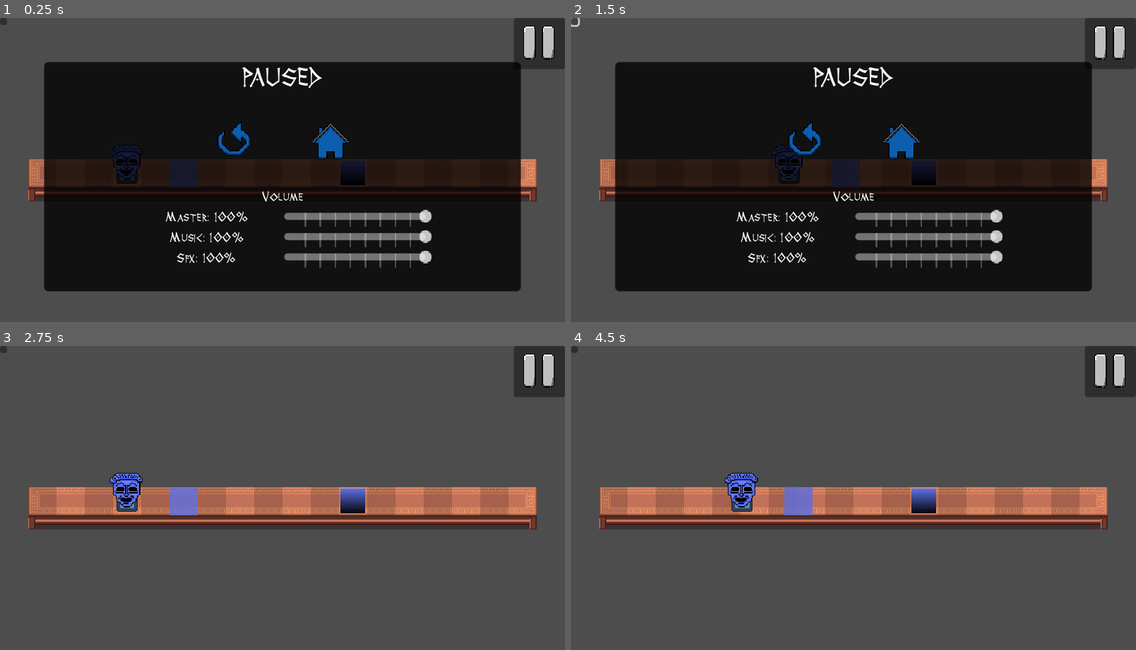
Above: before the commit, frames 1-4 (two rows, left to right).
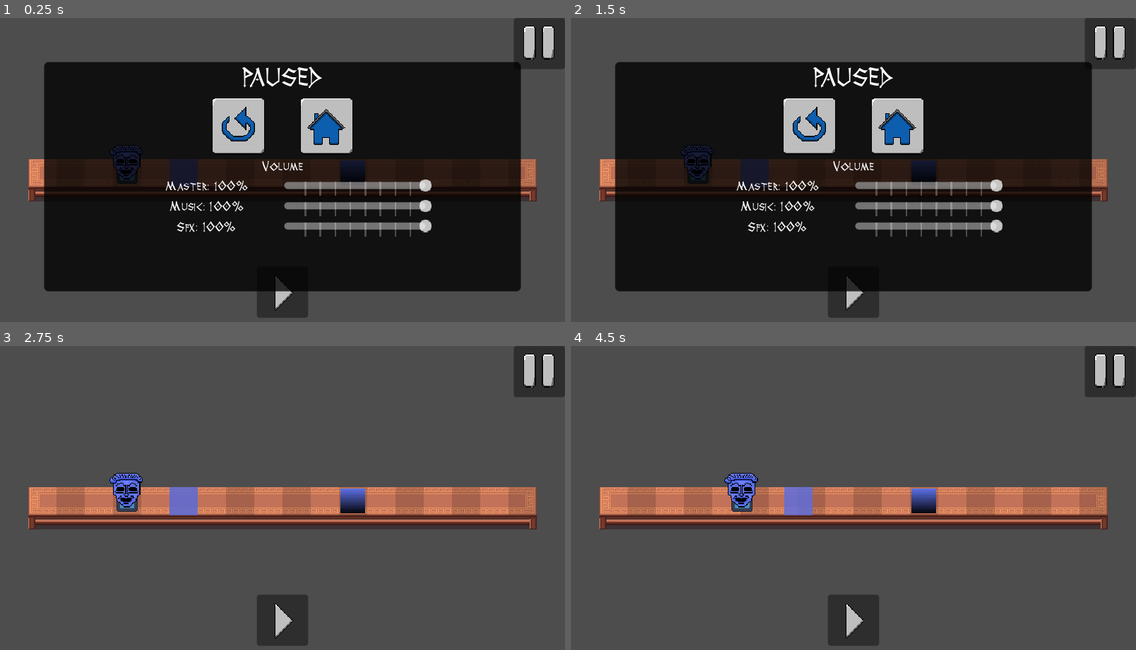
Above: after the commit, the same moments.

Repository: Steaf23/GMTK2023
Game: Godot game, scene res://Scenes/level_switcher.tscn
Same seed, same stepped clock (60 frames per second), same inputs: the game is played once before the commit and once after it. The engine's default icon, where the game draws it, is replaced by a stand-in: a white triangle on a blue panel in a dark square.
Inputs (mouse positions are in pixels of both pictures, inside the frame that each line leads up to; where the layout moved, square brackets give the same spot in the first picture):
- Up to frame 1 (0.25 s): no input
- Up to frame 2 (1.5 s): click (853, 291) [576, 21] at 0.5 s; click (853, 291) [576, 21] at 1.25 s
- Up to frame 3 (2.75 s): click (327, 455) [333, 470] at 2 s
- Up to frame 4 (4.5 s): click (1107, 370) at 2.75 s; click (808, 455) [802, 470] at 3.5 s; tap Enter (turn) at 4.25 s; move the mouse to (695, 501) at 4.27 s; press the mouse at (695, 501) at 4.28 s; hold D from 4.28 s (still down)

The runs differ from the first frame. In frame 1, 9.8% of the frame differs, in the area x 0-95%, y 0-99%; in frame 2, 11%; in frame 3, 8.5%; in frame 4, 8.5%.

Commit message:
small ui fixes

Diff:
--- a/Assets/Art/Button.tres
+++ b/Assets/Art/Button.tres
@@ -1,10 +1,12 @@
-[gd_resource type="StyleBoxTexture" load_steps=2 format=3 uid="uid://ctid32yrdbot"]
+[gd_resource type="StyleBoxTexture" load_steps=2 format=3 uid="uid://bgkljnnosnc3"]
 
-[ext_resource type="Texture2D" uid="uid://bitnku1fbq6ve" path="res://Assets/Art/Button.png" id="1_cg4ob"]
+[ext_resource type="Texture2D" uid="uid://c3kv87bnidai6" path="res://Assets/Art/Button.png" id="1_cg4ob"]
 
 [resource]
-content_margin_left = 10.0
-content_margin_top = 25.0
-content_margin_right = 10.0
-content_margin_bottom = 25.0
 texture = ExtResource("1_cg4ob")
+texture_margin_left = 5.0
+texture_margin_top = 9.0
+texture_margin_right = 5.0
+texture_margin_bottom = 6.0
+axis_stretch_horizontal = 1
+axis_stretch_vertical = 1
--- a/Assets/Art/Button_Hovered.tres
+++ b/Assets/Art/Button_Hovered.tres
@@ -1,6 +1,12 @@
-[gd_resource type="StyleBoxTexture" load_steps=2 format=3 uid="uid://dyh1s46o1cp7b"]
+[gd_resource type="StyleBoxTexture" load_steps=2 format=3 uid="uid://1fc060xvefde"]
 
-[ext_resource type="Texture2D" uid="uid://ybu2msonsy1m" path="res://Assets/Art/Button Hovered.png" id="1_gc3h5"]
+[ext_resource type="Texture2D" uid="uid://c5c22qlg8wiai" path="res://Assets/Art/Button Hovered.png" id="1_gc3h5"]
 
 [resource]
 texture = ExtResource("1_gc3h5")
+texture_margin_left = 5.0
+texture_margin_top = 9.0
+texture_margin_right = 5.0
+texture_margin_bottom = 6.0
+axis_stretch_horizontal = 1
+axis_stretch_vertical = 1
--- a/Assets/Art/Button_Pressed.tres
+++ b/Assets/Art/Button_Pressed.tres
@@ -1,6 +1,10 @@
-[gd_resource type="StyleBoxTexture" load_steps=2 format=3 uid="uid://dw0dwkwl3vl54"]
+[gd_resource type="StyleBoxTexture" load_steps=2 format=3 uid="uid://d2xm5ba81jwd0"]
 
-[ext_resource type="Texture2D" uid="uid://bv0edc6sak758" path="res://Assets/Art/Button Pressed.png" id="1_03w0w"]
+[ext_resource type="Texture2D" uid="uid://cjqo6ods3jn76" path="res://Assets/Art/Button Pressed.png" id="1_03w0w"]
 
 [resource]
 texture = ExtResource("1_03w0w")
+texture_margin_left = 5.0
+texture_margin_top = 9.0
+texture_margin_right = 5.0
+texture_margin_bottom = 6.0
--- a/Assets/Art/Theme.tres
+++ b/Assets/Art/Theme.tres
@@ -1,12 +1,13 @@
-[gd_resource type="Theme" load_steps=5 format=3 uid="uid://440fxefn6h2"]
+[gd_resource type="Theme" load_steps=5 format=3 uid="uid://dakh6hysbokff"]
 
-[ext_resource type="FontFile" uid="uid://df36fv5ivuth4" path="res://Assets/Thor.ttf" id="1_fg78p"]
-[ext_resource type="StyleBox" uid="uid://dyh1s46o1cp7b" path="res://Assets/Art/Button_Hovered.tres" id="1_hr7m3"]
-[ext_resource type="StyleBox" uid="uid://ctid32yrdbot" path="res://Assets/Art/Button.tres" id="1_smqq3"]
-[ext_resource type="StyleBox" uid="uid://dw0dwkwl3vl54" path="res://Assets/Art/Button_Pressed.tres" id="2_6ftxs"]
+[ext_resource type="FontFile" uid="uid://car7sm0taoeu0" path="res://Assets/Thor.ttf" id="1_fg78p"]
+[ext_resource type="StyleBox" uid="uid://1fc060xvefde" path="res://Assets/Art/Button_Hovered.tres" id="1_hr7m3"]
+[ext_resource type="StyleBox" path="res://Assets/Art/Button.tres" id="1_smqq3"]
+[ext_resource type="StyleBox" path="res://Assets/Art/Button_Pressed.tres" id="2_6ftxs"]
 
 [resource]
 default_font = ExtResource("1_fg78p")
+default_font_size = 16
 Button/styles/disabled = ExtResource("2_6ftxs")
 Button/styles/focus = ExtResource("2_6ftxs")
 Button/styles/hover = ExtResource("1_hr7m3")
--- a/Level Select/level_select.tscn
+++ b/Level Select/level_select.tscn
@@ -34,28 +34,25 @@
 
 [node name="Level 0" type="Button" parent="MarginContainer/VBoxContainer"]
 layout_mode = 2
-theme = ExtResource("1_acdmr")
+focus_mode = 0
 theme_override_colors/font_color = Color(0, 0, 0, 1)
+theme_override_font_sizes/font_size = 32
 text = "Level 0	"
 
 [node name="Level 1" type="Button" parent="MarginContainer/VBoxContainer"]
 layout_mode = 2
-size_flags_horizontal = 4
-size_flags_vertical = 4
-theme = ExtResource("1_acdmr")
 theme_override_colors/font_color = Color(0, 0, 0, 1)
-text = "Level 1"
+theme_override_font_sizes/font_size = 32
+text = "Le"
 
 [node name="Level 2" type="Button" parent="MarginContainer/VBoxContainer"]
 layout_mode = 2
 size_flags_horizontal = 4
 size_flags_vertical = 4
-theme = ExtResource("1_acdmr")
 theme_override_colors/font_color = Color(0, 0, 0, 1)
 text = "Level 2"
 
 [node name="Quit" type="Button" parent="MarginContainer/VBoxContainer"]
 layout_mode = 2
-theme = ExtResource("1_acdmr")
 theme_override_colors/font_color = Color(0, 0, 0, 1)
 text = "Quit"
--- a/Levels/level.gd
+++ b/Levels/level.gd
@@ -13,7 +13,7 @@
 
 func _ready() -> void:
 	for t in get_used_cells_by_custom_data(0, "collision", 1):
-		if t.x % 2 == t.y % 2:
+		if t.x % 2 != t.y % 2:
 			$Grid.set_cell(0, t, 0, Vector2i())
 
 	for child in actors.get_children():
@@ -35,7 +35,6 @@
 
 	turn += 1
 	check_win()
-
 
 func _on_actor_clicked(actor: Actor) -> void:
 	if selected_actor == null || selected_actor == actor:
--- a/Levels/level.tscn
+++ b/Levels/level.tscn
@@ -633,6 +633,11 @@
 layer_1/tile_data = PackedInt32Array()
 script = ExtResource("2_g5uov")
 
+[node name="ReferenceRect" type="ReferenceRect" parent="."]
+offset_right = 640.0
+offset_bottom = 360.0
+border_width = 4.0
+
 [node name="Grid" type="TileMap" parent="."]
 modulate = Color(1, 1, 1, 0.435294)
 tile_set = SubResource("TileSet_k8fyi")
@@ -642,8 +647,3 @@
 [node name="Targets" type="Node2D" parent="."]
 
 [node name="Actors" type="Node2D" parent="."]
-
-[node name="ReferenceRect" type="ReferenceRect" parent="."]
-offset_right = 640.0
-offset_bottom = 360.0
-border_width = 4.0
--- a/Levels/level_0.tscn
+++ b/Levels/level_0.tscn
@@ -15,3 +15,7 @@
 [node name="Actor" parent="Actors" index="0" instance=ExtResource("3_0pfuq")]
 position = Vector2(128, 160)
 mask = ExtResource("4_q50jj")
+
+[node name="Tutorial" type="Node2D" parent="." index="4"]
+
+[node name="Sprite2D" type="Sprite2D" parent="Tutorial" index="0"]
--- a/Levels/level_1.tscn
+++ b/Levels/level_1.tscn
@@ -7,7 +7,10 @@
 [ext_resource type="Resource" uid="uid://djtv54shp02r4" path="res://Masks/mask_red.tres" id="4_r857g"]
 
 [node name="Level1" instance=ExtResource("1_bdtgw")]
-layer_0/tile_data = PackedInt32Array(327688, 786435, 14, 393 …(63 unchanged characters)… , 1048579, 17, 327698, 851971, 14, 327695, 786435, 14, 327696, 786435, 14, 327694, 786435, 14, 327693, 786435, 14, 327692, 786435, 14, 327691, 786435, 14, 327690, 786435, 14, 327687, 786435, 14, 327686, 786435, 14, 327685, 786435, 14, 327684, 786435, 14, 327683, 786435, 14, 327682, 786435, 14, 327681, 720899, 14, 393217, 917507, 17, 393218, 983043, 17, 393219, 983043, 17, 393220, 983043, 17, 393221, 983043, 17, 393222, 983043, 17, 393223, 983043, 17, 393224, 983043, 17, 393225, 983043, 17, 393226, 983043, 17, 393227, 983043, 17, 393228, 983043, 17, 393229, 983043, 17, 393230, 983043, 17, 393231, 983043, 17, 393232, 983043, 17)
+layer_0/tile_data = PackedInt32Array(327688, 786435, 14, 393 …(63 unchanged characters)… , 1048579, 17, 327698, 851971, 14, 327694, 786435, 14, 327693, 786435, 14, 327692, 786435, 14, 327691, 786435, 14, 327690, 786435, 14, 327687, 786435, 14, 327686, 786435, 14, 327685, 786435, 14, 327684, 786435, 14, 327683, 786435, 14, 327682, 786435, 14, 327681, 720899, 14, 393217, 917507, 17, 393218, 983043, 17, 393219, 983043, 17, 393220, 983043, 17, 393221, 983043, 17, 393222, 983043, 17, 393223, 983043, 17, 393224, 983043, 17, 393225, 983043, 17, 393226, 983043, 17, 393227, 983043, 17, 393228, 983043, 17, 393229, 983043, 17, 393230, 983043, 17, 393231, 983043, 17, 393232, 983043, 17, 327695, 786435, 14, 327696, 786435, 14)
+
+[node name="ReferenceRect" parent="." index="0"]
+mouse_filter = 2
 
 [node name="Target" parent="Targets" index="0" instance=ExtResource("2_yx4dq")]
 position = Vector2(528, 176)
@@ -17,12 +20,13 @@
 position = Vector2(80, 176)
 mask = ExtResource("4_r857g")
 
+[node name="Target3" parent="Targets" index="2" instance=ExtResource("2_yx4dq")]
+position = Vector2(528, 176)
+mask = ExtResource("3_ev53y")
+
 [node name="Actor2" parent="Actors" index="0" instance=ExtResource("4_58k08")]
 position = Vector2(128, 160)
 mask = ExtResource("3_ev53y")
 
 [node name="Actor3" parent="Actors" index="1" instance=ExtResource("4_58k08")]
 position = Vector2(448, 160)
-
-[node name="ReferenceRect" parent="." index="3"]
-mouse_filter = 2
--- a/Masks/mask_white.tres
+++ b/Masks/mask_white.tres
@@ -7,4 +7,4 @@
 script = ExtResource("1_clvbb")
 texture = ExtResource("2_7y8ta")
 color = Color(0.886719, 0.886719, 0.886719, 1)
-next_pos = Vector2i(2, 1)
+next_pos = Vector2i(-1, -1)
--- a/Scenes/actor.gd
+++ b/Scenes/actor.gd
@@ -46,12 +46,20 @@
 
 func throw_mask(target_position: Vector2i) -> void:
 	var mask_tween_pos = create_tween()
-	var tweener = mask_tween_pos.tween_property(mask_sprite, "global_position", Vector2(target_position) + MASK_OFFSET, 1.0)
+	var tweener = mask_tween_pos.tween_property(mask_sprite, ^"global_position", Vector2(target_position) + MASK_OFFSET, 1.0)
 	tweener.set_trans(Tween.TRANS_CUBIC).set_ease(Tween.EASE_IN_OUT)
 
 	var mask_tween_rot = create_tween()
-	var tweener2 = mask_tween_rot.tween_property(mask_sprite, "rotation_degrees", 360, 1.0)
+	var tweener2 = mask_tween_rot.tween_property(mask_sprite, ^"rotation_degrees", 360, 1.0)
 	tweener2.set_trans(Tween.TRANS_CUBIC).set_ease(Tween.EASE_IN_OUT).from(0)
+
+	var mask_tween_scale = create_tween()
+	var tweener3 = mask_tween_scale.tween_property(mask_sprite, ^"scale", Vector2(1.5, 1.5), 0.6)
+	tweener3.set_trans(Tween.TRANS_CUBIC).set_ease(Tween.EASE_IN_OUT)
+	var tweener4 = mask_tween_scale.tween_property(mask_sprite, ^"scale", Vector2(0.75, 0.75), 0.6)
+	tweener4.set_trans(Tween.TRANS_CUBIC).set_ease(Tween.EASE_IN)
+	var tweener5 = mask_tween_scale.tween_property(mask_sprite, ^"scale", Vector2(1.0, 1.0), 0.2)
+	tweener5.set_trans(Tween.TRANS_SPRING)
 
 	mask_tween_pos.finished.connect(_on_mask_thrown)
 
--- a/Scenes/gui.tscn
+++ b/Scenes/gui.tscn
@@ -1,11 +1,12 @@
-[gd_scene load_steps=9 format=3 uid="uid://bajte0ibhll8v"]
+[gd_scene load_steps=10 format=3 uid="uid://bajte0ibhll8v"]
 
 [ext_resource type="Script" path="res://Scenes/gui.gd" id="1_hntvv"]
 [ext_resource type="Texture2D" uid="uid://bu5awf5382nvj" path="res://Assets/Art/Pause Button.png" id="2_86vyh"]
 [ext_resource type="PackedScene" uid="uid://ux1lgkuk6mvl" path="res://SoundManager/volume_settings.tscn" id="2_qt66y"]
+[ext_resource type="Texture2D" uid="uid://d1sobxud1kuy8" path="res://Assets/Art/Play Button.png" id="3_7ftxc"]
 [ext_resource type="Texture2D" uid="uid://cynhrt22abccs" path="res://Assets/Art/Reset.png" id="3_ers5a"]
 [ext_resource type="Texture2D" uid="uid://dc7syg6kp4x0o" path="res://Assets/Art/Menu Button.png" id="4_dswpd"]
-[ext_resource type="Theme" path="res://Assets/Art/Theme.tres" id="6_viggc"]
+[ext_resource type="Theme" uid="uid://dakh6hysbokff" path="res://Assets/Art/Theme.tres" id="6_viggc"]
 
 [sub_resource type="StyleBoxFlat" id="StyleBoxFlat_xopl2"]
 bg_color = Color(0, 0, 0, 0.780392)
@@ -30,6 +31,27 @@
 grow_horizontal = 0
 focus_mode = 0
 icon = ExtResource("2_86vyh")
+
+[node name="MarginContainer" type="MarginContainer" parent="."]
+anchors_preset = 7
+anchor_left = 0.5
+anchor_top = 1.0
+anchor_right = 0.5
+anchor_bottom = 1.0
+offset_left = -29.0
+offset_top = -58.0
+offset_right = 29.0
+grow_horizontal = 2
+grow_vertical = 0
+theme_override_constants/margin_left = 20
+theme_override_constants/margin_top = 20
+theme_override_constants/margin_right = 20
+theme_override_constants/margin_bottom = 20
+
+[node name="Play" type="Button" parent="MarginContainer"]
+layout_mode = 2
+focus_mode = 0
+icon = ExtResource("3_7ftxc")
 
 [node name="PauseMenu" type="MarginContainer" parent="."]
 anchors_preset = 15
@@ -64,12 +86,10 @@
 [node name="Reset" type="Button" parent="PauseMenu/VBoxContainer/HBoxContainer"]
 layout_mode = 2
 icon = ExtResource("3_ers5a")
-flat = true
 
 [node name="Home" type="Button" parent="PauseMenu/VBoxContainer/HBoxContainer"]
 layout_mode = 2
 icon = ExtResource("4_dswpd")
-flat = true
 
 [node name="HBoxContainer2" type="MarginContainer" parent="PauseMenu/VBoxContainer"]
 layout_mode = 2
@@ -79,11 +99,7 @@
 [node name="VolumeSettings" parent="PauseMenu/VBoxContainer/HBoxContainer2" instance=ExtResource("2_qt66y")]
 layout_mode = 2
 
-[node name="Play" type="Button" parent="."]
-offset_right = 8.0
-offset_bottom = 8.0
-
 [connection signal="pressed" from="Pause" to="." method="_on_pause_pressed"]
+[connection signal="pressed" from="MarginContainer/Play" to="." method="_on_play_pressed"]
 [connection signal="pressed" from="PauseMenu/VBoxContainer/HBoxContainer/Reset" to="." method="_on_reset_pressed"]
 [connection signal="pressed" from="PauseMenu/VBoxContainer/HBoxContainer/Home" to="." method="_on_home_pressed"]
-[connection signal="pressed" from="Play" to="." method="_on_play_pressed"]
Binary file changed: Assets/Art/Button Hovered.png
Binary file changed: Assets/Art/Button Pressed.png
Binary file changed: Assets/Art/Button.png
Binary file changed: Assets/Art/Reset.png
Not shown: 1 places in Level Select/level_select.tscn that only renumber resources
